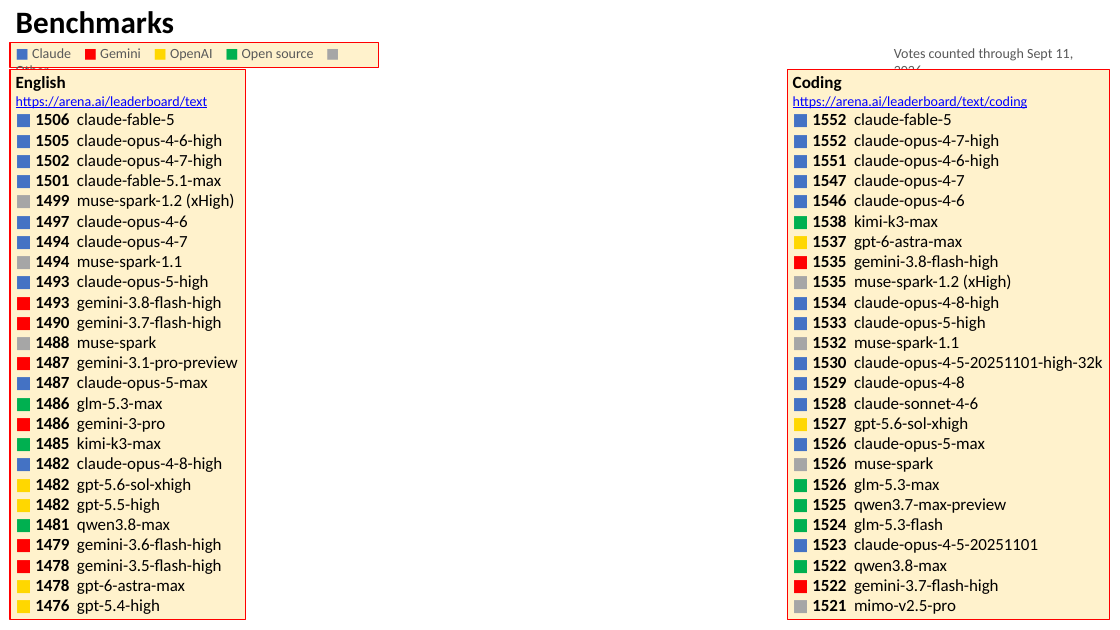
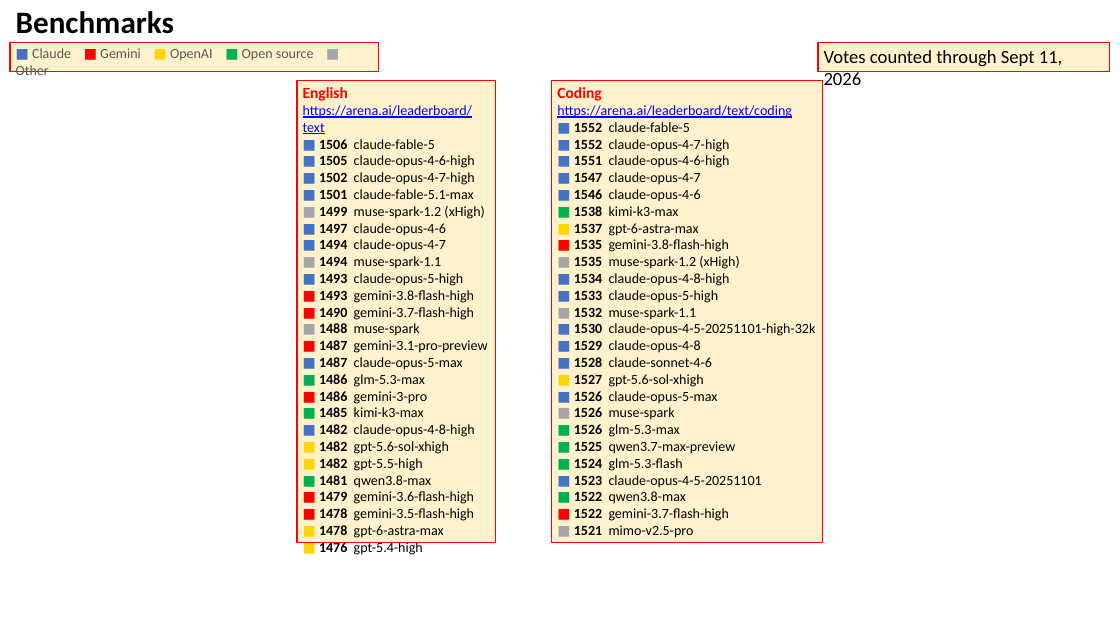
Before and after one commit to lselector/seminar, a slide deck: slide 2 of work/2026-09-18-AI-News-generated.pptx. Drawn at 1120x630 pixels with LibreOffice and Linux fonts; fonts in the diff are those of the drawing. Boxes give left, top, right and bottom in pixels: in the first picture for what was removed or moved away, otherwise in the second. Text is boxed around its words. In the diff, an @@ line names an element or a change of style, - is before the commit and + after.

```diff
--- a/work/2026-09-18-AI-News-generated.pptx
+++ b/work/2026-09-18-AI-News-generated.pptx
@@ rectangle "■ Claude ■ Gemini ■ ...": place and size @@
-rectangle "■ Claude ■ Gemini ■ ..." at (10,43,379,67)
+rectangle "■ Claude ■ Gemini ■ ..." at (10,43,379,72)
@@ rectangle "Votes counted through Sept 11, ...": place and size @@
-rectangle "Votes counted through Sept 11, ..." at (894,48,1074,70)
+rectangle "Votes counted through Sept 11, ..." at (818,43,1110,72)
@@ rectangle "Votes counted through Sept 11, ..." at (818,43,1110,72): size 9 to 12 pt, text colour #595959 to #000000; line spacing 10.8pt to 14.4pt; fill none to #FFF2CC; outline none to #FF0000 0.75 pt @@
@@ rectangle "English": place and size @@
-rectangle "English" at (10,69,245,619)
+rectangle "English" at (297,81,495,543)
@@ text in rectangle at (303,87,488,555): size 11 to 10 pt, text colour #000000 to #FF0000 in "English"; size 10.8 to 9 pt; line spacing 13.2pt to 12pt; line spacing 13pt to 10.8pt @@
@@ rectangle "Coding": place and size @@
-rectangle "Coding" at (787,69,1110,619)
+rectangle "Coding" at (552,81,823,543)
@@ text in rectangle at (557,87,816,538): size 11 to 10 pt, text colour #000000 to #FF0000 in "Coding"; size 10.8 to 9 pt; line spacing 13.2pt to 12pt; line spacing 13pt to 10.8pt @@
```
Also in this commit, not shown: 10 other slides changed, 27 other files.
